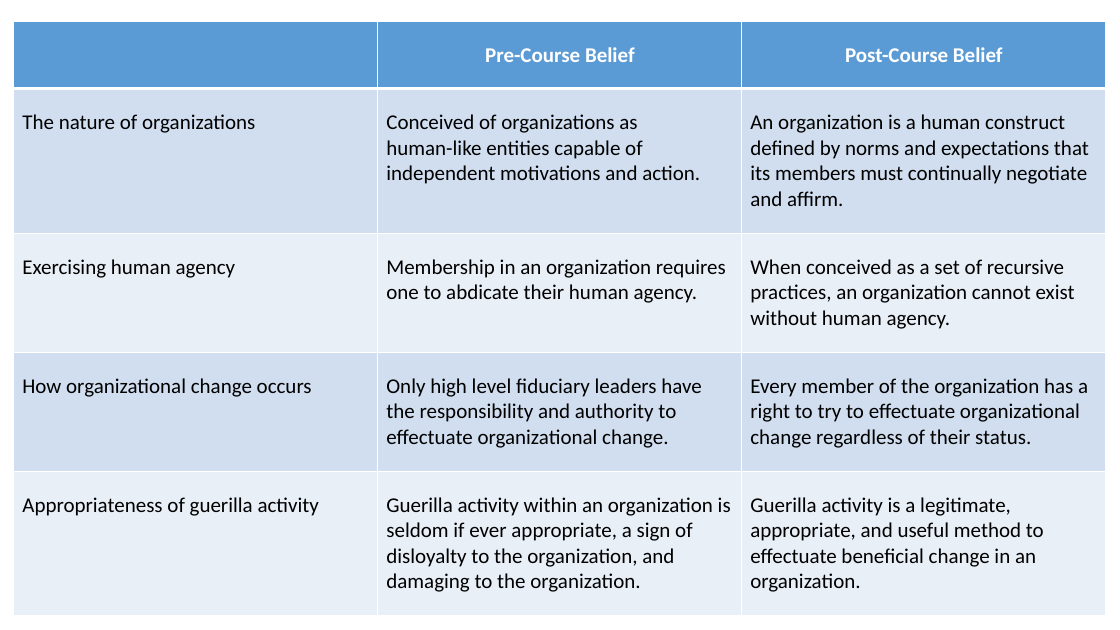
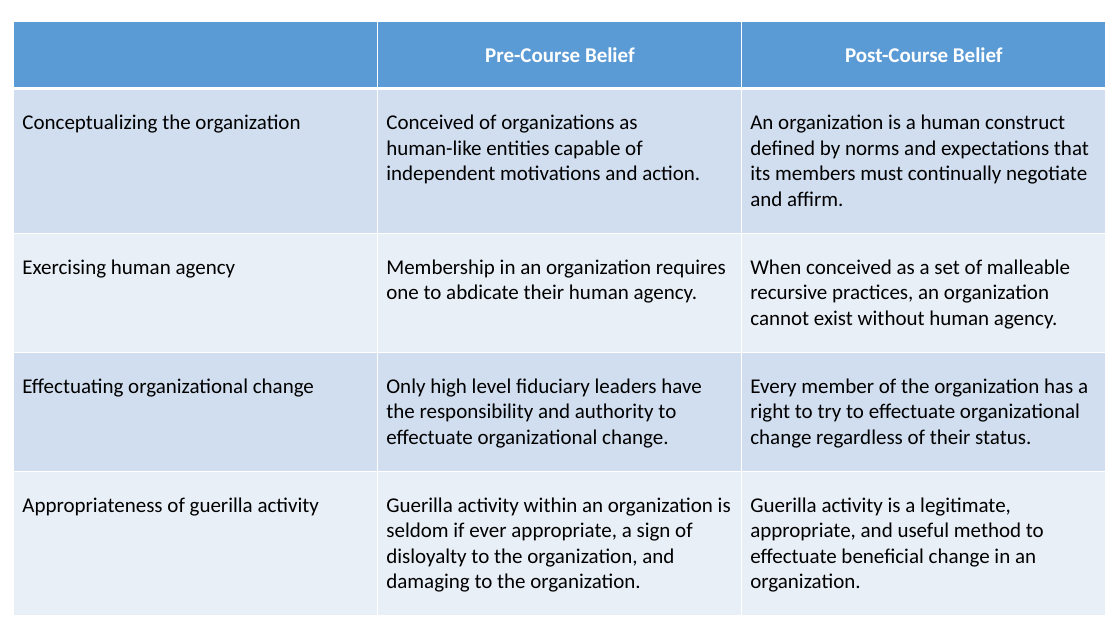
Before and after one commit to SLU-Courses-Townes/POLS6320, a slide deck: slide 2 of FinalPaper/Townes_POLS6320_2020_Spring_FinalPaper_Presentation_v00.pptx. Drawn at 1120x630 pixels with LibreOffice and Linux fonts; fonts in the diff are those of the drawing. Boxes give left, top, right and bottom in pixels: in the first picture for what was removed or moved away, otherwise in the second. Text is boxed around its words. In the diff, an @@ line names an element or a change of style, - is before the commit and + after.

```diff
--- a/FinalPaper/Townes_POLS6320_2020_Spring_FinalPaper_Presentation_v00.pptx
+++ b/FinalPaper/Townes_POLS6320_2020_Spring_FinalPaper_Presentation_v00.pptx
@@ table at [14, 21, 1106, 609] @@
-row 2, column 1: The nature of organizations
+row 2, column 1: Conceptualizing the organization
-row 3, column 3: When conceived as a set of recursive practices, an organization cannot exist without human agency.
+row 3, column 3: When conceived as a set of malleable recursive practices, an organization cannot exist without human agency.
-row 4, column 1: How organizational change occurs
+row 4, column 1: Effectuating organizational change
```
Also in this commit, not shown: 2 other slides changed, 2 other files.
